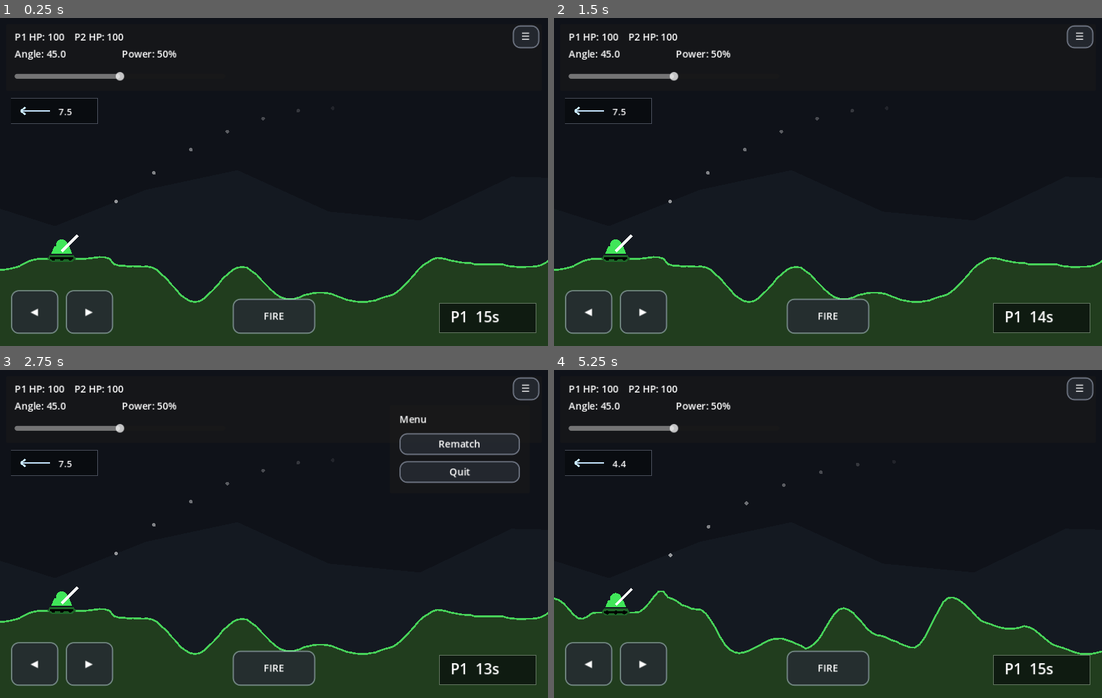
Above: before the commit, frames 1-4 (two rows, left to right).
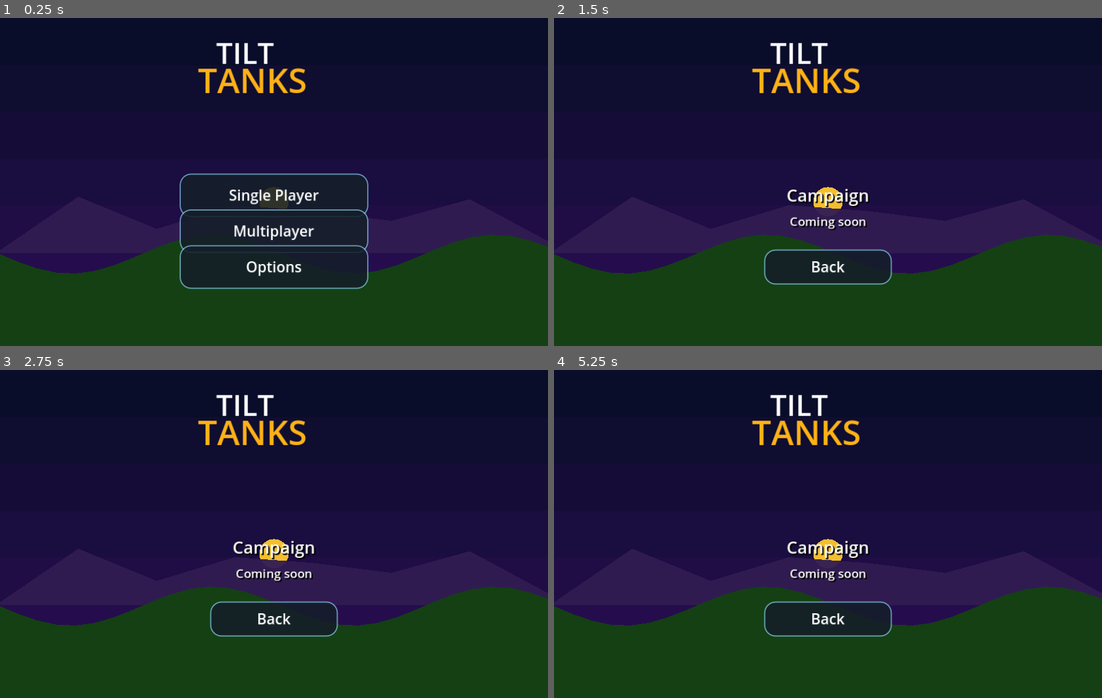
Above: after the commit, the same moments.

Repository: nwrowe/tilt-tanks
Game: Godot game, scene res://scenes/Main.tscn
The game is run twice, just before and just after one commit, with the same random seed, the same clock (stepped at 60 frames per second) and the same inputs.
Inputs (mouse positions are in pixels of both pictures, inside the frame that each line leads up to):
- Up to frame 1 (0.25 s): no input
- Up to frame 2 (1.5 s): click (828, 195) at 0.5 s, where only the run after the commit has a clickable "Single Player"; click (828, 244) at 1.25 s, where only the run after the commit has a clickable "Campaign"
- Up to frame 3 (2.75 s): click (526, 389) at 2 s, where only the run before the commit has a clickable "☰"
- Up to frame 4 (5.25 s): click (586, 665) at 2.75 s, where only the run before the commit has a clickable "◀"; click (641, 665) at 3.5 s, where only the run before the commit has a clickable "▶"; click (828, 668) at 4.25 s, where only the run before the commit has a clickable "FIRE"; click (1014, 445) at 5 s, where only the run before the commit has a clickable "Rematch"

The runs differ from the first frame. In frame 1, 50% of the frame differs, in the area x 0-100%, y 2-97%; in frame 2, 58%; in frame 3, 59%; in frame 4, 58%.

Commit message:
Use main menu scaffold script

Diff:
--- a/scenes/Main.tscn
+++ b/scenes/Main.tscn
@@ -1,6 +1,6 @@
 [gd_scene load_steps=2 format=3 uid="uid://tilttanksmain"]
 
-[ext_resource type="Script" path="res://scripts/MainStableTweaks.gd" id="1_main"]
+[ext_resource type="Script" path="res://scripts/MainWithMenus.gd" id="1_main"]
 
 [node name="Main" type="Node2D"]
 script = ExtResource("1_main")
